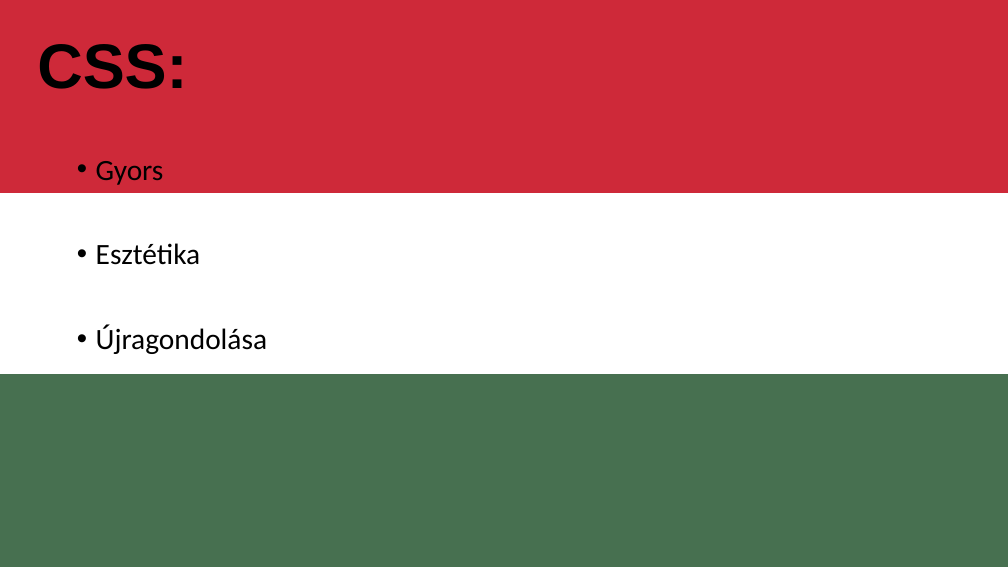
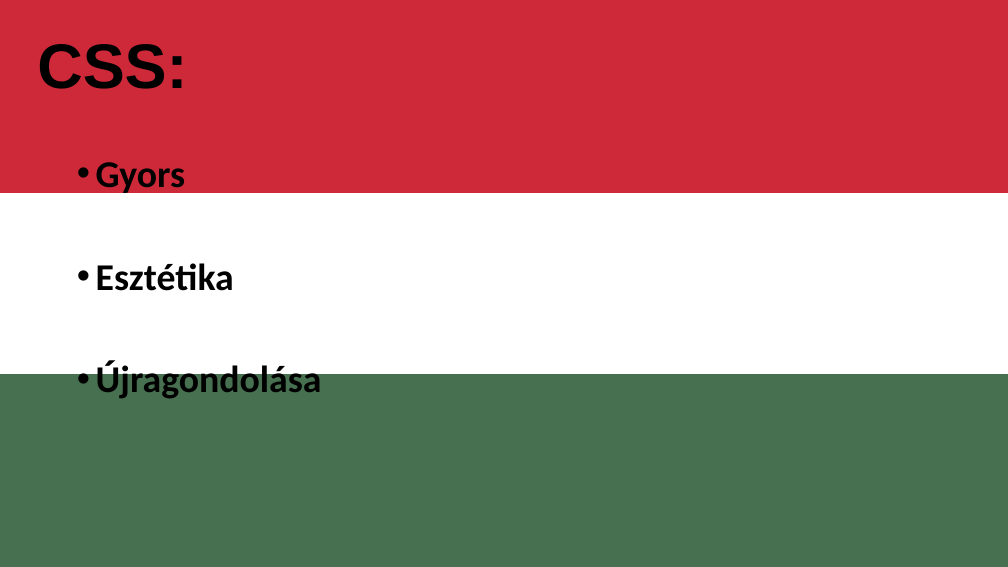
Before and after one commit to kiralygergelyckik/Irodalom, a slide deck: slide 3 of Csoportmunka/A MAGYAR IRODALOM.pptx. Drawn at 1008x567 pixels with LibreOffice and Linux fonts; fonts in the diff are those of the drawing. Boxes give left, top, right and bottom in pixels: in the first picture for what was removed or moved away, otherwise in the second. Text is boxed around its words. In the diff, an @@ line names an element or a change of style, - is before the commit and + after.

```diff
--- a/Csoportmunka/A MAGYAR IRODALOM.pptx
+++ b/Csoportmunka/A MAGYAR IRODALOM.pptx
@@ text "Gyors" at (x1=96, y1=162, x2=322, y2=399): size 28 to 36 pt, bold on @@
```
Also in this commit, not shown: 1 other slide changed.
